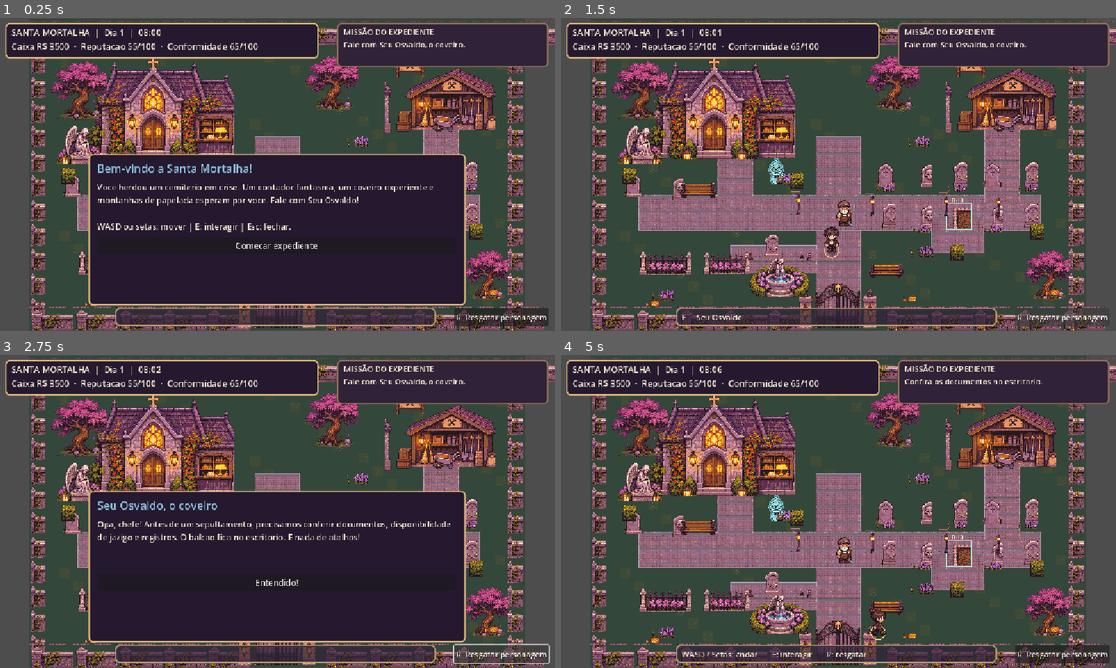
Above: before the commit, frames 1-4 (two rows, left to right).
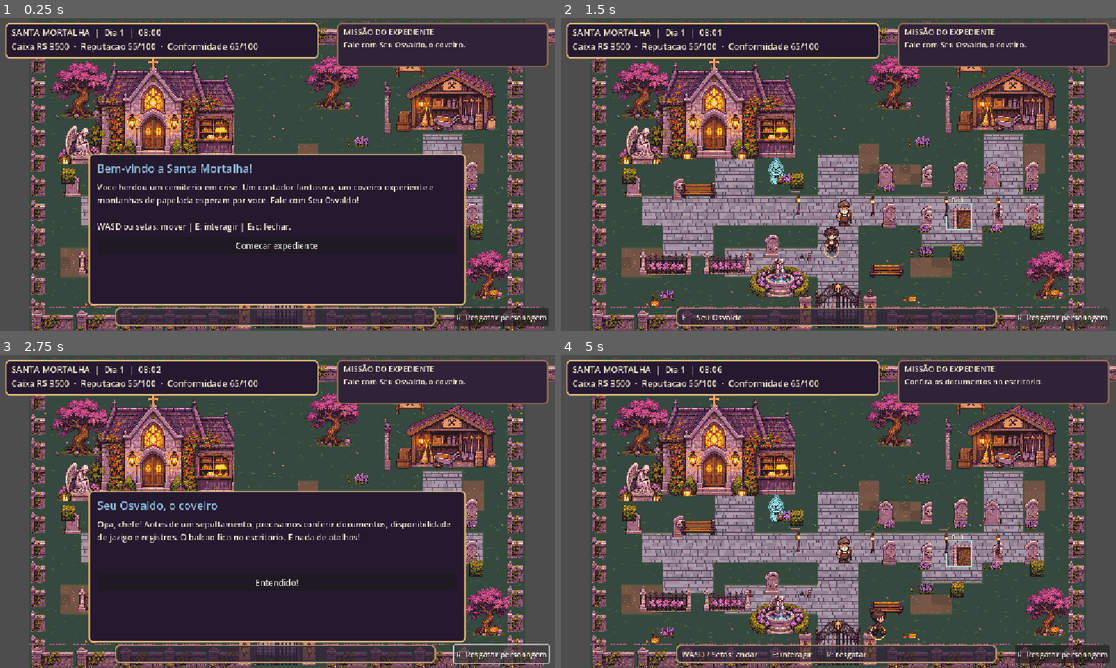
Above: after the commit, the same moments.

Repository: viniciushb104-png/descanse-em-paz
Game: Godot game, scene res://scenes/main.tscn
The game is run twice, just before and just after one commit, with the same random seed, the same clock (stepped at 60 frames per second) and the same inputs.
Inputs:
- Up to frame 1 (0.25 s): no input
- Up to frame 2 (1.5 s): click "Comecar expediente" at 0.5 s; click "R Resgatar personagem" at 1.25 s
- Up to frame 3 (2.75 s): tap Enter at 2 s; hold Right (ui_right) from 2.03 s (still down); tap E at 2.1 s
- Up to frame 4 (5 s): release Right (ui_right) at 2.75 s; click "Entendido!" at 2.75 s; tap Space at 3.5 s; hold Down (ui_down) 3.53-4.28 s; tap R at 3.6 s; hold Right (ui_right) from 4.28 s (still down); tap E at 4.35 s

The runs differ from the first frame. In frame 1, 2.1% of the frame differs, in the area x 5-95%, y 1-99%; in frame 2, 15%; in frame 3, 2.1%; in frame 4, 15%.

Commit message:
refactor: separar piso e objetos em camadas independentes

Diff:
--- a/scenes/main.tscn
+++ b/scenes/main.tscn
@@ -1,13 +1,22 @@
-[gd_scene load_steps=4 format=3]
+[gd_scene load_steps=6 format=3]
 
 [ext_resource type="Script" path="res://scripts/main.gd" id="1_main"]
 [ext_resource type="Script" path="res://scripts/player.gd" id="2_player"]
+[ext_resource type="Script" path="res://scripts/world/ground_layer.gd" id="3_ground"]
+[ext_resource type="Script" path="res://scripts/world/props_layer.gd" id="4_props"]
 
 [sub_resource type="CircleShape2D" id="CircleShape2D_player"]
 radius = 10.0
 
 [node name="Main" type="Node2D"]
 script = ExtResource("1_main")
+
+[node name="GroundLayer" type="Node2D" parent="."]
+z_index = -20
+script = ExtResource("3_ground")
+
+[node name="PropsLayer" type="Node2D" parent="."]
+script = ExtResource("4_props")
 
 [node name="Player" type="CharacterBody2D" parent="."]
 position = Vector2(748, 714)
--- a/scripts/main.gd
+++ b/scripts/main.gd
@@ -3,7 +3,7 @@
 ## Os valores sao ficticios; requisitos reais variam conforme municipio e servico.
 
 const WORLD := Vector2(1536.0, 960.0)
-const MAP_ART = preload("res://scripts/map_art.gd")
+## Piso e objetos agora vivem em camadas separadas.
 const PAPER := Color("#f0e5cb")
 const NIGHT := Color("#24192f")
 const GOLD := Color("#deb57c")
@@ -49,7 +49,7 @@
     _load_game()
     _ensure_valid_player_position()
     _refresh_ui()
-    queue_redraw()
+    $PropsLayer.queue_redraw()
     if stage == 0:
         _show("Bem-vindo a Santa Mortalha!", "Voce herdou um cemiterio em crise. Um contador fantasma, um coveiro experiente e montanhas de papelada esperam por voce. Fale com Seu Osvaldo!\n\nWASD ou setas: mover | E: interagir | Esc: fechar.", [{"text": "Comecar expediente", "action": "close"}])
     else:
@@ -59,7 +59,7 @@
     visual_animation_elapsed += delta
     if visual_animation_elapsed >= 0.35:
         visual_animation_elapsed = 0.0
-        queue_redraw()
+        $PropsLayer.queue_redraw()
     if not dialogue_open:
         clock_minutes += delta * 1.8
         if clock_minutes >= 1080.0:
@@ -143,7 +143,7 @@
         "reserve":
             reserved_plot = true
             stage = 3
-            queue_redraw()
+            $PropsLayer.queue_redraw()
             _show("Reserva registrada", "Jazigo B-13 reservado. Agora retorne ao escritorio e registre o atendimento.", [{"text": "Continuar", "action": "close"}])
         "register":
             if not reserved_plot:
@@ -391,6 +391,3 @@
     if Rect2(1138, 168, 286, 203).has_point(world_position):
         return false
     return true
-
-func _draw() -> void:
-    MAP_ART.paint(self, reserved_plot, clock_minutes)
--- a/scripts/map_art.gd
+++ b/scripts/map_art.gd
@@ -47,22 +47,8 @@
     var texture: Texture2D = CHARACTERS if is_npc else ATLAS
     ctx.draw_texture_rect_region(texture, Rect2(x, y, w, h), area[key], Color(1, 1, 1, opacity), false, true)
 
-static func path(ctx: Node2D, region: Rect2) -> void:
-    ctx.draw_rect(region, STONE, true)
-    ctx.draw_rect(region, Color("#b49aac"), false, 3.0)
-    var x: int = int(region.position.x)
-    while x < int(region.end.x):
-        var y: int = int(region.position.y)
-        while y < int(region.end.y):
-            var w: float = minf(48.0, region.end.x - float(x))
-            var h: float = minf(48.0, region.end.y - float(y))
-            stamp(ctx, "stone_path", float(x), float(y), w, h, 0.78)
-            y += 48
-        x += 48
-
+# Piso em GroundLayer; este modulo renderiza apenas objetos e NPCs.
 static func paint(ctx: Node2D, reserved: bool, time_minute: float) -> void:
-    paint_ground(ctx)
-    paint_paths(ctx)
     paint_buildings(ctx)
     paint_plots(ctx, reserved)
     paint_decoration(ctx)
@@ -70,22 +56,6 @@
     if time_minute > 1020.0:
         var alpha: float = clampf((time_minute - 1020.0) / 120.0, 0.0, 0.12)
         ctx.draw_rect(Rect2(0, 0, 1536, 960), Color(0.03, 0.03, 0.12, alpha), true)
-
-static func paint_ground(ctx: Node2D) -> void:
-    ctx.draw_rect(Rect2(0, 0, 1536, 960), GREEN, true)
-    # Sem o padrao de quadriculado: os recortes de grama viram detalhes pontuais.
-    for i in range(80):
-        var x: float = 75.0 + float((i * 211 + 13) % 1392)
-        var y: float = 93.0 + float((i * 157 + 27) % 775)
-        stamp(ctx, "flowers_grass" if i % 7 == 0 else "grass", x, y, 34, 34, 0.22)
-
-static func paint_paths(ctx: Node2D) -> void:
-    path(ctx, Rect2(700, 364, 137, 552))
-    path(ctx, Rect2(150, 544, 1243, 108))
-    path(ctx, Rect2(394, 396, 111, 180))
-    path(ctx, Rect2(1220, 340, 110, 225))
-    path(ctx, Rect2(1058, 609, 160, 113))
-    path(ctx, Rect2(435, 700, 267, 84))
 
 static func paint_buildings(ctx: Node2D) -> void:
     # Topo inteiro da capela e do galpao fica dentro do mundo.
